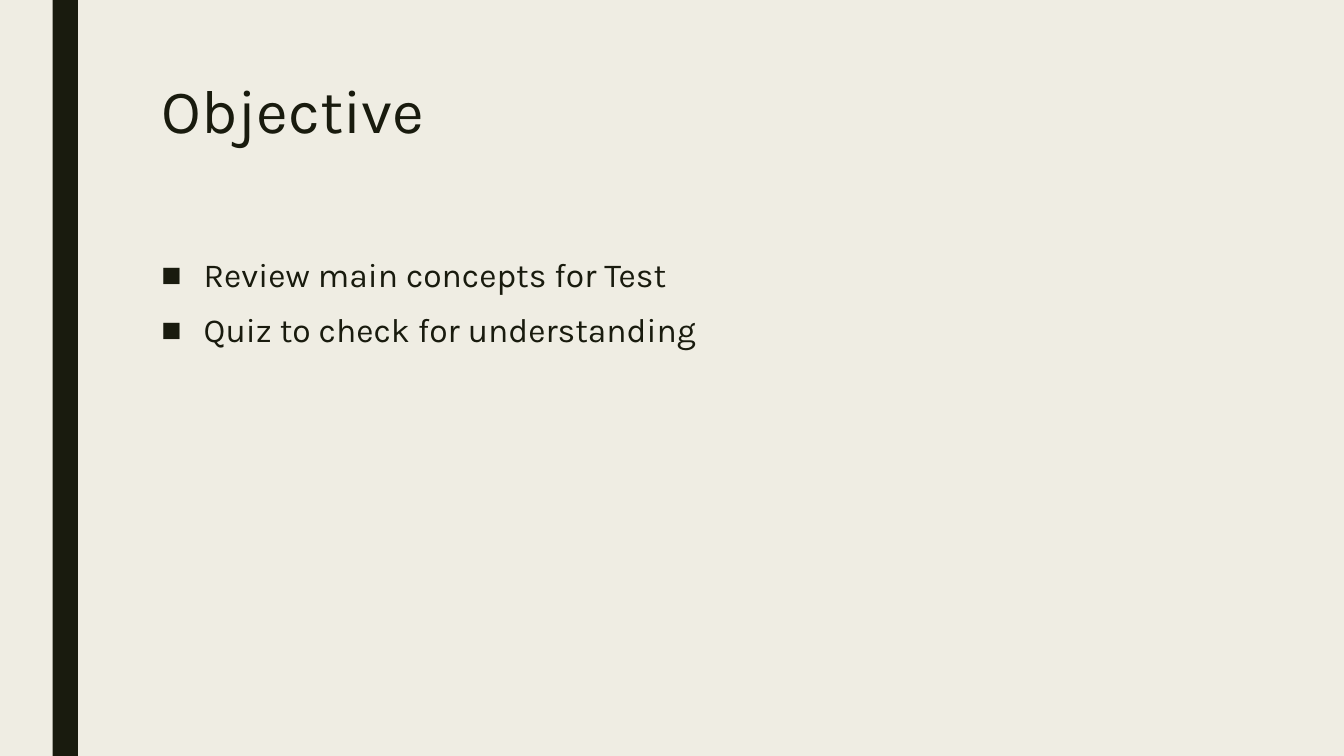
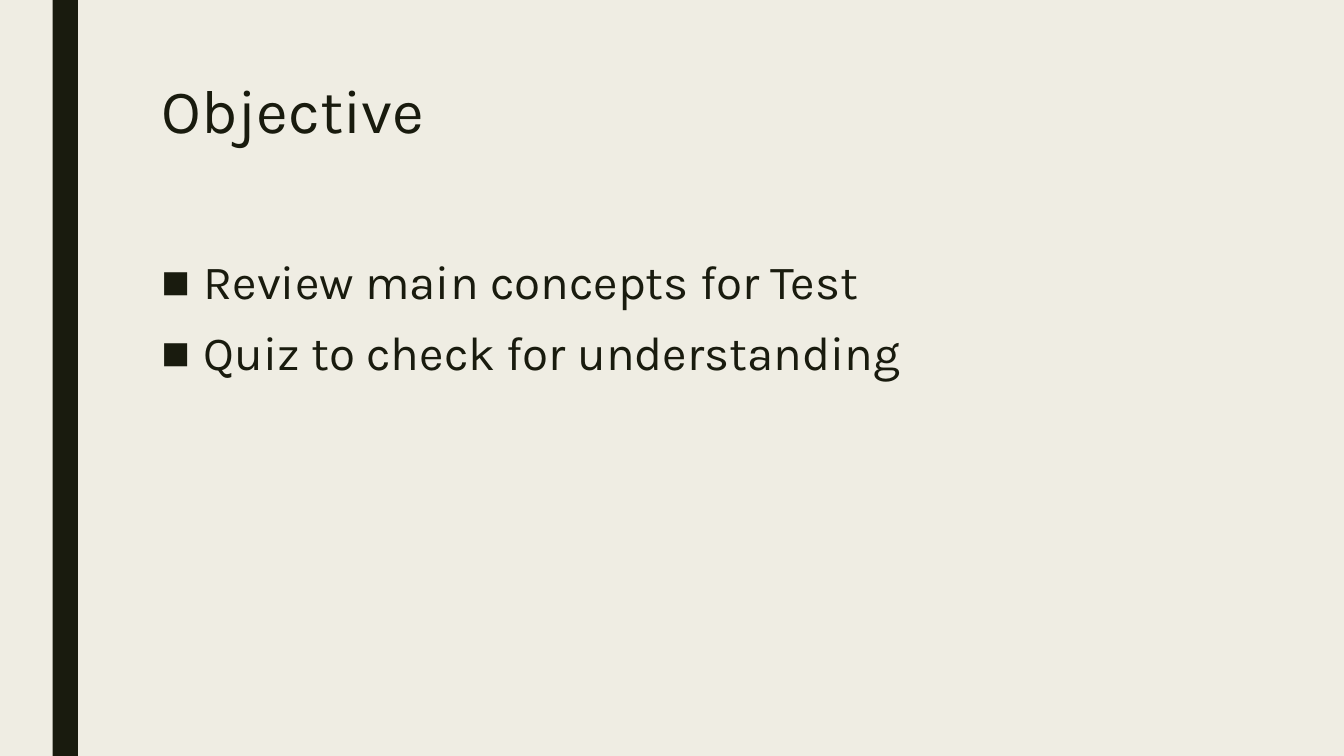
Before and after one commit to codecuddy/pre_calc, a slide deck: slide 4 of _PowerPoints/1st Semester/Unit 1 Functions/PreCalc_Day_010.pptx. Drawn at 1344x756 pixels with LibreOffice and Linux fonts; fonts in the diff are those of the drawing. Boxes give left, top, right and bottom in pixels: in the first picture for what was removed or moved away, otherwise in the second. Text is boxed around its words. In the diff, an @@ line names an element or a change of style, - is before the commit and + after.

```diff
--- a/_PowerPoints/1st Semester/Unit 1 Functions/PreCalc_Day_010.pptx
+++ b/_PowerPoints/1st Semester/Unit 1 Functions/PreCalc_Day_010.pptx
@@ text "Review main concepts for Test" at (x1=204, y1=266, x2=900, y2=381): size 24 to 34 pt @@
```
Also in this commit, not shown: 1 other slide changed, 41 other files.
